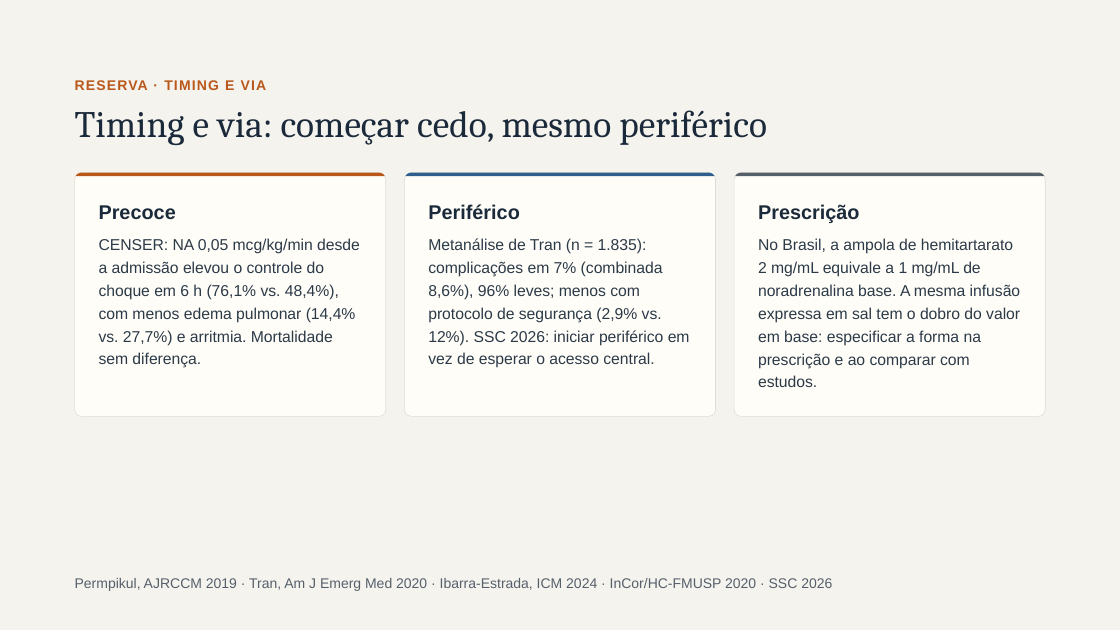
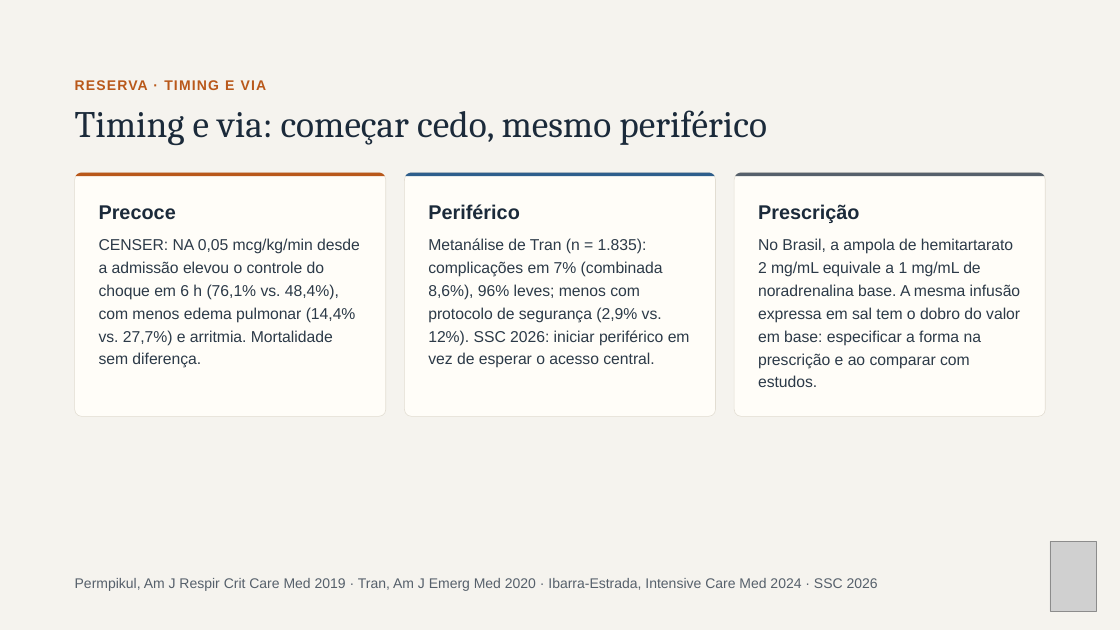
Before and after one commit to brunomoraesdubois-bit/Bruno, a slide deck: slide 26 of apresentacao/Aminas_Vasoativas.pptx (slide 25 before the commit). Drawn at 1120x630 pixels with LibreOffice and Linux fonts; fonts in the diff are those of the drawing; grey boxes stand for pictures. Boxes give left, top, right and bottom in pixels: in the first picture for what was removed or moved away, otherwise in the second. Text is boxed around its words. In the diff, an @@ line names an element or a change of style, - is before the commit and + after.

```diff
--- a/apresentacao/Aminas_Vasoativas.pptx
+++ b/apresentacao/Aminas_Vasoativas.pptx
@@ picture added at bbox=[1050, 542, 1097, 612] @@
@@ text at bbox=[75, 578, 878, 591]: text changed @@
-Permpikul, AJRCCM 2019 · Tran, Am J Emerg Med 2020 · Ibarra-Estrada, ICM 2024 · InCor/HC-FMUSP 2020 · SSC 2026
+Permpikul, Am J Respir Crit Care Med 2019 · Tran, Am J Emerg Med 2020 · Ibarra-Estrada, Intensive Care Med 2024 · SSC 2026
```
Also in this commit, not shown: 27 other slides changed, 1 slide added, 34 other files.
